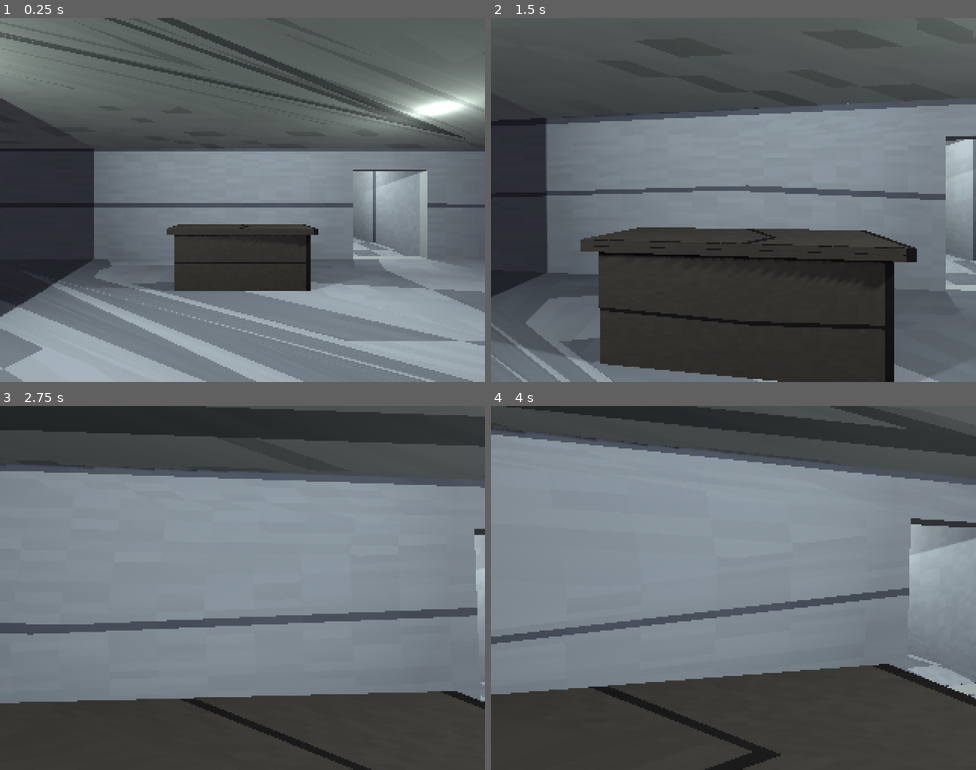
Above: before the commit, frames 1-4 (two rows, left to right).
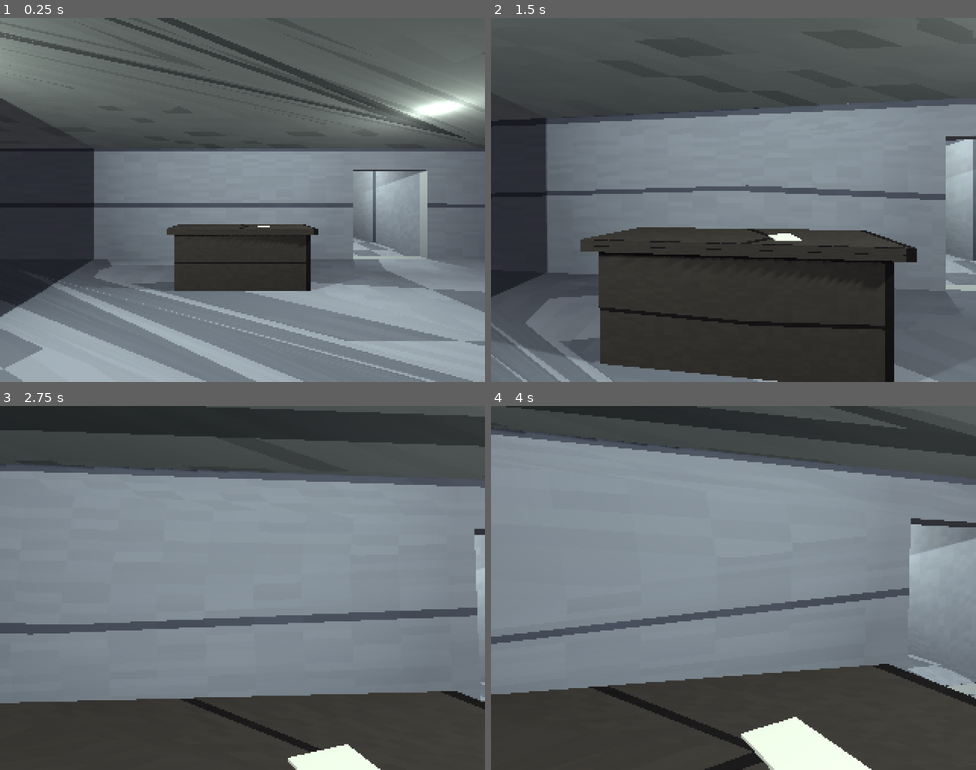
Above: after the commit, the same moments.

Repository: binRick/vacancy
Game: Godot game, scene res://scenes/Main.tscn
The game is run twice, just before and just after one commit, with the same random seed, the same clock (stepped at 60 frames per second) and the same inputs.
Inputs (mouse positions are in pixels of both pictures, inside the frame that each line leads up to):
- Up to frame 1 (0.25 s): no input
- Up to frame 2 (1.5 s): tap Enter at 0.5 s; move the mouse to (757, 200) at 0.52 s; hold E (interact) 0.53-1.28 s; hold W (move_forward) from 0.53 s (still down); move the mouse to (709, 200) at 1.27 s; tap Ctrl (crouch) at 1.35 s
- Up to frame 3 (2.75 s): keep holding W (move_forward); tap E (interact) at 1.55 s; move the mouse to (252, 580) at 2.02 s; hold E (interact) from 2.03 s (still down)
- Up to frame 4 (4 s): keep holding W (move_forward); move the mouse to (728, 595) at 2.77 s; release E (interact) at 2.78 s; tap Shift (walk_slow) at 2.85 s; tap E (interact) at 3.05 s; tap Space at 3.5 s; move the mouse to (767, 591) at 3.52 s; hold E (interact) from 3.53 s (still down)

The runs differ from the first frame. In frame 1, less than 0.1% of the frame differs, in the area x 53-56%, y 57-58%; in frame 2, 0.1%; in frame 3, 0.9%; in frame 4, 2.3%, in the area x 51-79%, y 85-100%.

Commit message:
Step 5: interaction system, notes, elevator descent
- interactable.gd: Interactable base (prompt_text + interact()) for the
  player's camera raycast
- door.gd: creaking hinged doors via tween; locked doors (optional
  GameState flag unlock) rattle and show a caption; is_loop_door stub
  for the step-7 loop system; exit doors locked with flavor text
- note.gd + Note.tscn: readable fragments -> native-res overlay, world
  pauses while reading, E/Esc dismisses; first note on the reception desk
- elevator.gd + buttons: call button opens doors, inside button closes
  them, rumbles down one level (descent_depth += 1), dings, reopens
- sound_synth.gd: procedural placeholder audio (footstep moved here;
  creak, locked rattle, ride rumble, arrival ding)
- GameState gains caption/note signals; telemetry logs door/note/elevator
  events, ticks through pause, and reports paused state
- main.gd --selftest exercises all interactions headlessly (verified:
  full event chain in telemetry, depth increments to 1)

Co-Authored-By: Claude Fable 5 <noreply@anthropic.com>

Diff:
--- a/scenes/Main.tscn
+++ b/scenes/Main.tscn
@@ -15,6 +15,7 @@
 script = ExtResource("1_main")
 
 [node name="SubViewport" type="SubViewport" parent="."]
+process_mode = 1
 size = Vector2i(320, 240)
 render_target_update_mode = 4
 
@@ -56,3 +57,71 @@
 theme_override_font_sizes/font_size = 18
 text = "[E] Interact"
 horizontal_alignment = 1
+
+[node name="Caption" type="Label" parent="UI"]
+visible = false
+anchors_preset = 7
+anchor_left = 0.5
+anchor_top = 1.0
+anchor_right = 0.5
+anchor_bottom = 1.0
+offset_left = -300.0
+offset_top = -104.0
+offset_right = 300.0
+offset_bottom = -76.0
+grow_horizontal = 2
+grow_vertical = 0
+theme_override_colors/font_color = Color(0.78, 0.78, 0.74, 1)
+theme_override_font_sizes/font_size = 16
+horizontal_alignment = 1
+
+[node name="NoteOverlay" type="Control" parent="UI"]
+visible = false
+anchors_preset = 15
+anchor_right = 1.0
+anchor_bottom = 1.0
+grow_horizontal = 2
+grow_vertical = 2
+mouse_filter = 2
+
+[node name="Dim" type="ColorRect" parent="UI/NoteOverlay"]
+anchors_preset = 15
+anchor_right = 1.0
+anchor_bottom = 1.0
+grow_horizontal = 2
+grow_vertical = 2
+color = Color(0, 0, 0, 0.78)
+
+[node name="Text" type="Label" parent="UI/NoteOverlay"]
+anchors_preset = 8
+anchor_left = 0.5
+anchor_top = 0.5
+anchor_right = 0.5
+anchor_bottom = 0.5
+offset_left = -280.0
+offset_top = -200.0
+offset_right = 280.0
+offset_bottom = 200.0
+grow_horizontal = 2
+grow_vertical = 2
+theme_override_colors/font_color = Color(0.86, 0.86, 0.8, 1)
+theme_override_font_sizes/font_size = 17
+vertical_alignment = 1
+autowrap_mode = 3
+
+[node name="Hint" type="Label" parent="UI/NoteOverlay"]
+anchors_preset = 7
+anchor_left = 0.5
+anchor_top = 1.0
+anchor_right = 0.5
+anchor_bottom = 1.0
+offset_left = -150.0
+offset_top = -60.0
+offset_right = 150.0
+offset_bottom = -36.0
+grow_horizontal = 2
+grow_vertical = 0
+theme_override_colors/font_color = Color(0.55, 0.55, 0.52, 1)
+theme_override_font_sizes/font_size = 13
+text = "[E] put it back"
+horizontal_alignment = 1
--- a/scenes/floors/Floor_Lobby.tscn
+++ b/scenes/floors/Floor_Lobby.tscn
@@ -7,6 +7,7 @@
 [ext_resource type="Texture2D" path="res://assets/ceiling.png" id="5_ceiling"]
 [ext_resource type="PackedScene" path="res://scenes/props/Door.tscn" id="6_door"]
 [ext_resource type="PackedScene" path="res://scenes/props/Elevator.tscn" id="7_elevator"]
+[ext_resource type="PackedScene" path="res://scenes/props/Note.tscn" id="8_note"]
 
 [sub_resource type="ShaderMaterial" id="Material_floor"]
 shader = ExtResource("2_psx")
@@ -221,6 +222,27 @@
 
 [node name="Elevator" parent="Props" instance=ExtResource("7_elevator")]
 transform = Transform3D(1, 0, 0, 0, 1, 0, 0, 0, 1, 4, 0.01, -12.45)
+
+[node name="DeskNote" parent="Props" instance=ExtResource("8_note")]
+transform = Transform3D(0.966, 0, 0.259, 0, 1, 0, -0.259, 0, 0.966, 0.4, 1.11, -1.85)
+text = "SECURITY — EVENING CHECKLIST
+
+- Front entrance locked after last sign-out.  DONE
+- Leave sublevel lights ON for the cleaners.
+- Last sign-out 18:42. No one after.
+
+If the elevator gets called from a sublevel
+after close, do not answer it."
+
+[node name="Panel" parent="Props/ExitDoorL/Hinge"]
+locked = true
+prompt_text = "Exit"
+locked_text = "It's locked. The building closed hours ago."
+
+[node name="Panel" parent="Props/ExitDoorR/Hinge"]
+locked = true
+prompt_text = "Exit"
+locked_text = "It's locked. The building closed hours ago."
 
 [node name="LobbyLight1" type="OmniLight3D" parent="Lights"]
 transform = Transform3D(1, 0, 0, 0, 1, 0, 0, 0, 1, -3, 2.8, 1)
--- a/scenes/props/Door.tscn
+++ b/scenes/props/Door.tscn
@@ -1,7 +1,8 @@
-[gd_scene load_steps=5 format=3]
+[gd_scene load_steps=6 format=3]
 
 [ext_resource type="Shader" path="res://shaders/psx_vertex_snap.gdshader" id="1_psx"]
 [ext_resource type="Texture2D" path="res://assets/panel.png" id="2_panel"]
+[ext_resource type="Script" path="res://scripts/door.gd" id="3_door"]
 
 [sub_resource type="ShaderMaterial" id="Material_door"]
 shader = ExtResource("1_psx")
@@ -24,6 +25,8 @@
 
 [node name="Panel" type="AnimatableBody3D" parent="Hinge"]
 transform = Transform3D(1, 0, 0, 0, 1, 0, 0, 0, 1, 0.45, 1.05, 0)
+script = ExtResource("3_door")
+prompt_text = "Open"
 
 [node name="Mesh" type="MeshInstance3D" parent="Hinge/Panel"]
 mesh = SubResource("BoxMesh_panel")
@@ -31,3 +34,5 @@
 
 [node name="Collision" type="CollisionShape3D" parent="Hinge/Panel"]
 shape = SubResource("BoxShape_panel")
+
+[node name="Audio" type="AudioStreamPlayer3D" parent="Hinge/Panel"]
--- a/scenes/props/Elevator.tscn
+++ b/scenes/props/Elevator.tscn
@@ -1,7 +1,9 @@
-[gd_scene load_steps=7 format=3]
+[gd_scene load_steps=14 format=3]
 
 [ext_resource type="Shader" path="res://shaders/psx_vertex_snap.gdshader" id="1_psx"]
 [ext_resource type="Texture2D" path="res://assets/panel.png" id="2_panel"]
+[ext_resource type="Script" path="res://scripts/elevator.gd" id="3_elevator"]
+[ext_resource type="Script" path="res://scripts/elevator_button.gd" id="4_button"]
 
 [sub_resource type="ShaderMaterial" id="Material_cab"]
 shader = ExtResource("1_psx")
@@ -19,13 +21,34 @@
 shader_parameter/snap_resolution = Vector2(320, 240)
 shader_parameter/affine = 1.0
 
+[sub_resource type="ShaderMaterial" id="Material_button"]
+shader = ExtResource("1_psx")
+shader_parameter/albedo_color = Color(0.3, 0.32, 0.35, 1)
+shader_parameter/albedo_texture = ExtResource("2_panel")
+shader_parameter/uv_scale = Vector2(2, 2)
+shader_parameter/snap_resolution = Vector2(320, 240)
+shader_parameter/affine = 1.0
+
 [sub_resource type="BoxMesh" id="BoxMesh_eldoor"]
 size = Vector3(0.7, 2.3, 0.1)
 
 [sub_resource type="BoxShape3D" id="BoxShape_eldoor"]
 size = Vector3(0.7, 2.3, 0.1)
 
+[sub_resource type="BoxMesh" id="BoxMesh_callbtn"]
+size = Vector3(0.12, 0.3, 0.1)
+
+[sub_resource type="BoxShape3D" id="BoxShape_callbtn"]
+size = Vector3(0.12, 0.3, 0.1)
+
+[sub_resource type="BoxMesh" id="BoxMesh_inbtn"]
+size = Vector3(0.06, 0.25, 0.12)
+
+[sub_resource type="BoxShape3D" id="BoxShape_inbtn"]
+size = Vector3(0.06, 0.25, 0.12)
+
 [node name="Elevator" type="Node3D"]
+script = ExtResource("3_elevator")
 
 [node name="Cab" type="CSGCombiner3D" parent="."]
 use_collision = true
@@ -75,11 +98,34 @@
 [node name="Collision" type="CollisionShape3D" parent="DoorR"]
 shape = SubResource("BoxShape_eldoor")
 
-[node name="CallPanel" type="CSGBox3D" parent="."]
+[node name="CallButton" type="StaticBody3D" parent="."]
 transform = Transform3D(1, 0, 0, 0, 1, 0, 0, 0, 1, 0.85, 1.2, 0.21)
-size = Vector3(0.12, 0.3, 0.1)
-material = SubResource("Material_eldoor")
-use_collision = true
+script = ExtResource("4_button")
+mode = 0
+prompt_text = "Call elevator"
+
+[node name="Mesh" type="MeshInstance3D" parent="CallButton"]
+mesh = SubResource("BoxMesh_callbtn")
+surface_material_override/0 = SubResource("Material_button")
+
+[node name="Collision" type="CollisionShape3D" parent="CallButton"]
+shape = SubResource("BoxShape_callbtn")
+
+[node name="InsideButton" type="StaticBody3D" parent="."]
+transform = Transform3D(1, 0, 0, 0, 1, 0, 0, 0, 1, 0.84, 1.2, -1.5)
+script = ExtResource("4_button")
+mode = 1
+prompt_text = "Descend"
+
+[node name="Mesh" type="MeshInstance3D" parent="InsideButton"]
+mesh = SubResource("BoxMesh_inbtn")
+surface_material_override/0 = SubResource("Material_button")
+
+[node name="Collision" type="CollisionShape3D" parent="InsideButton"]
+shape = SubResource("BoxShape_inbtn")
+
+[node name="Audio" type="AudioStreamPlayer3D" parent="."]
+transform = Transform3D(1, 0, 0, 0, 1, 0, 0, 0, 1, 0, 1.5, -1)
 
 [node name="CabLight" type="OmniLight3D" parent="."]
 transform = Transform3D(1, 0, 0, 0, 1, 0, 0, 0, 1, 0, 2.2, -0.9)
--- /dev/null
+++ b/scenes/props/Note.tscn
@@ -0,0 +1,29 @@
+[gd_scene load_steps=5 format=3]
+
+[ext_resource type="Shader" path="res://shaders/psx_vertex_snap.gdshader" id="1_psx"]
+[ext_resource type="Script" path="res://scripts/note.gd" id="2_note"]
+
+[sub_resource type="ShaderMaterial" id="Material_paper"]
+shader = ExtResource("1_psx")
+shader_parameter/albedo_color = Color(0.85, 0.84, 0.78, 1)
+shader_parameter/uv_scale = Vector2(1, 1)
+shader_parameter/snap_resolution = Vector2(320, 240)
+shader_parameter/affine = 1.0
+
+[sub_resource type="BoxMesh" id="BoxMesh_paper"]
+size = Vector3(0.22, 0.012, 0.3)
+
+[sub_resource type="BoxShape3D" id="BoxShape_paper"]
+size = Vector3(0.3, 0.06, 0.36)
+
+[node name="Note" type="StaticBody3D"]
+script = ExtResource("2_note")
+prompt_text = "Read"
+
+[node name="Mesh" type="MeshInstance3D" parent="."]
+mesh = SubResource("BoxMesh_paper")
+surface_material_override/0 = SubResource("Material_paper")
+
+[node name="Collision" type="CollisionShape3D" parent="."]
+transform = Transform3D(1, 0, 0, 0, 1, 0, 0, 0, 1, 0, 0.02, 0)
+shape = SubResource("BoxShape_paper")
--- /dev/null
+++ b/scripts/door.gd
@@ -0,0 +1,46 @@
+class_name Door
+extends Interactable
+## Hinged door (SPEC §5). Attached to the Panel body; swings the parent
+## Hinge node. Locked doors stay locked unless required_flag is set in
+## GameState. is_loop_door is consumed by the loop system in step 7.
+
+@export var locked := false
+@export var locked_text := "Locked."
+@export var required_flag := ""  ## GameState flag that overrides `locked`
+@export var is_loop_door := false  ## step 7: this door re-routes somewhere wrong
+@export var open_angle_deg := 105.0
+@export var swing_seconds := 1.4
+
+var _open := false
+var _busy := false
+
+@onready var _hinge: Node3D = get_parent()
+@onready var _audio: AudioStreamPlayer3D = $Audio
+
+
+func _door_name() -> String:
+	return String(_hinge.get_parent().name)
+
+
+func interact(_player: Node3D) -> void:
+	if _busy:
+		return
+	if locked and not (required_flag != "" and GameState.get_flag(required_flag)):
+		_audio.stream = SoundSynth.locked_rattle()
+		_audio.play()
+		GameState.show_caption(locked_text)
+		Telemetry.event("door_locked", {"door": _door_name()})
+		return
+	_busy = true
+	_open = not _open
+	prompt_text = "Close" if _open else "Open"
+	_audio.stream = SoundSynth.door_creak()
+	_audio.pitch_scale = randf_range(0.92, 1.08)
+	_audio.play()
+	Telemetry.event("door", {"door": _door_name(), "open": _open})
+	var target := deg_to_rad(open_angle_deg) if _open else 0.0
+	var tw := create_tween()
+	tw.tween_property(_hinge, "rotation:y", target, swing_seconds) \
+			.set_trans(Tween.TRANS_SINE).set_ease(Tween.EASE_IN_OUT)
+	await tw.finished
+	_busy = false
--- /dev/null
+++ b/scripts/elevator.gd
@@ -0,0 +1,59 @@
+class_name Elevator
+extends Node3D
+## The descent mechanism (SPEC §5): the call button opens the doors, the
+## inside button rides down one level (descent_depth += 1). What the doors
+## reopen onto is the floor manager's job (step 7); until then the same
+## floor repeats — fittingly.
+
+signal ride_finished(new_depth: int)
+
+const DOOR_SLIDE := 0.7
+const DOOR_SECONDS := 1.1
+
+@export var ride_seconds := 2.6
+
+var _doors_open := false
+var _busy := false
+
+@onready var _door_l: AnimatableBody3D = $DoorL
+@onready var _door_r: AnimatableBody3D = $DoorR
+@onready var _audio: AudioStreamPlayer3D = $Audio
+@onready var _closed_l_x: float = _door_l.position.x
+@onready var _closed_r_x: float = _door_r.position.x
+
+
+func open_doors() -> void:
+	if _busy or _doors_open:
+		return
+	_busy = true
+	Telemetry.event("elevator_doors", {"open": true})
+	await _slide_doors(true)
+	_busy = false
+
+
+func request_descent() -> void:
+	if _busy or not _doors_open:
+		return
+	_busy = true
+	Telemetry.event("elevator_ride", {"from_depth": GameState.descent_depth})
+	await _slide_doors(false)
+	_audio.stream = SoundSynth.elevator_rumble(ride_seconds)
+	_audio.play()
+	await get_tree().create_timer(ride_seconds, false).timeout
+	GameState.descend()
+	_audio.stream = SoundSynth.elevator_ding()
+	_audio.play()
+	await _slide_doors(true)
+	_busy = false
+	ride_finished.emit(GameState.descent_depth)
+
+
+func _slide_doors(open: bool) -> void:
+	_doors_open = open
+	var offset := DOOR_SLIDE if open else 0.0
+	var tw := create_tween().set_parallel(true)
+	tw.tween_property(_door_l, "position:x", _closed_l_x - offset, DOOR_SECONDS) \
+			.set_trans(Tween.TRANS_SINE).set_ease(Tween.EASE_IN_OUT)
+	tw.tween_property(_door_r, "position:x", _closed_r_x + offset, DOOR_SECONDS) \
+			.set_trans(Tween.TRANS_SINE).set_ease(Tween.EASE_IN_OUT)
+	await tw.finished
--- /dev/null
+++ b/scripts/elevator_button.gd
@@ -0,0 +1,18 @@
+class_name ElevatorButton
+extends Interactable
+## A button wired to the parent Elevator: CALL opens the doors from the
+## landing, DESCEND starts the ride from inside the cab.
+
+enum Mode { CALL, DESCEND }
+
+@export var mode := Mode.CALL
+
+@onready var _elevator: Elevator = get_parent() as Elevator
+
+
+func interact(_player: Node3D) -> void:
+	match mode:
+		Mode.CALL:
+			_elevator.open_doors()
+		Mode.DESCEND:
+			_elevator.request_descent()
--- a/scripts/game_state.gd
+++ b/scripts/game_state.gd
@@ -4,6 +4,8 @@
 
 signal depth_changed(new_depth: int)
 signal flag_set(flag: String, value: Variant)
+signal caption_shown(text: String)
+signal note_opened(text: String)
 
 var descent_depth: int = 0
 var seen_rooms: Dictionary = {}
@@ -29,6 +31,16 @@
 	return flags.get(flag, default)
 
 
+## Brief one-line message at the bottom of the screen ("Locked.").
+func show_caption(text: String) -> void:
+	caption_shown.emit(text)
+
+
+## Full-screen readable note overlay; main.gd renders it and pauses the world.
+func open_note(text: String) -> void:
+	note_opened.emit(text)
+
+
 func mark_room_seen(room_id: String) -> void:
 	seen_rooms[room_id] = seen_rooms.get(room_id, 0) + 1
 	Telemetry.event("room_seen", {"room": room_id, "times": seen_rooms[room_id]})
--- /dev/null
+++ b/scripts/interactable.gd
@@ -0,0 +1,10 @@
+class_name Interactable
+extends CollisionObject3D
+## Base interface for anything the player can use (SPEC §5). The player's
+## camera raycast looks for this and shows "[E] <prompt_text>".
+
+@export var prompt_text := "Interact"
+
+
+func interact(_player: Node3D) -> void:
+	pass
--- a/scripts/main.gd
+++ b/scripts/main.gd
@@ -1,16 +1,27 @@
 extends Node
 ## Main bootstrap: routes the 320x240 SubViewport into the full-window
-## TextureRect (nearest-neighbor, aspect-kept) and hosts the native-res UI.
+## TextureRect (nearest-neighbor, aspect-kept) and hosts the native-res UI
+## (interact prompt, captions, note overlay).
 
 @onready var sub_viewport: SubViewport = $SubViewport
 @onready var screen: TextureRect = $Screen
 @onready var prompt_label: Label = $UI/InteractPrompt
+@onready var caption_label: Label = $UI/Caption
+@onready var note_overlay: Control = $UI/NoteOverlay
+@onready var note_label: Label = $UI/NoteOverlay/Text
 @onready var player: CharacterBody3D = $SubViewport/World/Player
+
+var _caption_seq := 0
 
 
 func _ready() -> void:
+	# Main stays live while the tree pauses (note overlay needs input);
+	# the SubViewport subtree is explicitly PAUSABLE in the scene.
+	process_mode = Node.PROCESS_MODE_ALWAYS
 	screen.texture = sub_viewport.get_texture()
 	player.interact_target_changed.connect(_on_interact_target_changed)
+	GameState.caption_shown.connect(_on_caption_shown)
+	GameState.note_opened.connect(_on_note_opened)
 	for arg in OS.get_cmdline_user_args():
 		if arg.begins_with("--screenshot="):
 			_capture_and_quit(arg.trim_prefix("--screenshot="))
@@ -19,11 +30,17 @@
 			if p.size() == 3:
 				player.global_position = Vector3(p[0].to_float(), 0.1, p[1].to_float())
 				player.rotation_degrees.y = p[2].to_float()
+		elif arg == "--selftest":
+			_run_selftest()
 
 
 ## The 3D world lives inside a SubViewport, which gets no OS input on its own;
 ## forward everything so the player controller can see it.
 func _unhandled_input(event: InputEvent) -> void:
+	if note_overlay.visible:
+		if event.is_action_pressed("interact") or event.is_action_pressed("ui_cancel"):
+			_close_note()
+		return
 	sub_viewport.push_input(event)
 
 
@@ -36,6 +53,28 @@
 	prompt_label.show()
 
 
+func _on_caption_shown(text: String) -> void:
+	caption_label.text = text
+	caption_label.show()
+	_caption_seq += 1
+	var seq := _caption_seq
+	await get_tree().create_timer(2.4).timeout
+	if seq == _caption_seq:
+		caption_label.hide()
+
+
+func _on_note_opened(text: String) -> void:
+	note_label.text = text
+	note_overlay.show()
+	get_tree().paused = true
+
+
+func _close_note() -> void:
+	note_overlay.hide()
+	get_tree().paused = false
+	Telemetry.event("note_closed")
+
+
 ## Dev helper: dump one frame of the internal 320x240 render to a PNG and exit.
 func _capture_and_quit(path: String) -> void:
 	await get_tree().create_timer(1.0).timeout
@@ -43,3 +82,21 @@
 	if err != OK:
 		push_error("screenshot failed: %s" % error_string(err))
 	get_tree().quit()
+
+
+## Dev helper: exercise doors, the note, and the elevator without input;
+## verify via the telemetry log. Run: godot --path . -- --selftest
+func _run_selftest() -> void:
+	var lobby := $SubViewport/World/Floor_Lobby
+	await get_tree().create_timer(0.5).timeout
+	lobby.get_node("Props/StorageDoor/Hinge/Panel").interact(player)
+	lobby.get_node("Props/ExitDoorL/Hinge/Panel").interact(player)
+	lobby.get_node("Props/DeskNote").interact(player)
+	await get_tree().create_timer(0.6).timeout
+	_close_note()
+	var elevator := lobby.get_node("Props/Elevator")
+	elevator.open_doors()
+	await get_tree().create_timer(1.6).timeout
+	elevator.get_node("InsideButton").interact(player)
+	await get_tree().create_timer(7.0).timeout
+	get_tree().quit()
--- /dev/null
+++ b/scripts/note.gd
@@ -0,0 +1,11 @@
+class_name Note
+extends Interactable
+## Readable text fragment (SPEC §5). Sparse and ambiguous backstory; the
+## overlay rendering lives in main.gd (native res so it stays readable).
+
+@export_multiline var text := ""
+
+
+func interact(_player: Node3D) -> void:
+	Telemetry.event("note", {"note": String(name)})
+	GameState.open_note(text)
--- a/scripts/player.gd
+++ b/scripts/player.gd
@@ -27,6 +27,7 @@
 var _step_accum := 0.0
 var _last_pos := Vector3.ZERO
 var _current_target: Node = null
+var _current_prompt := ""
 var _mouse_captured_at_msec := -10_000
 
 @onready var head: Node3D = $Head
@@ -38,7 +39,7 @@
 
 func _ready() -> void:
 	GameState.player = self
-	footsteps.stream = _make_footstep_stream()
+	footsteps.stream = SoundSynth.footstep()
 	interact_ray.add_exception(self)
 	_last_pos = global_position
 	_capture_mouse()
@@ -145,8 +146,13 @@
 		var hit: Object = interact_ray.get_collider()
 		if hit is Node and hit.has_method("interact"):
 			target = hit
-	if target != _current_target:
+	var prompt := ""
+	if target != null:
+		prompt = target.prompt_text if "prompt_text" in target else "Interact"
+	# Prompt text can change in place (a door flips Open <-> Close).
+	if target != _current_target or prompt != _current_prompt:
 		_current_target = target
+		_current_prompt = prompt
 		interact_target_changed.emit(target)
 
 
@@ -157,22 +163,3 @@
 		"speed": snappedf(Vector3(velocity.x, 0.0, velocity.z).length(), 0.01),
 		"target": String(_current_target.name) if _current_target != null else "",
 	}
-
-
-## Placeholder footstep: a short low-passed noise burst with a sharp decay,
-## synthesized once at load (SPEC §8 — placeholder audio until real assets).
-func _make_footstep_stream() -> AudioStreamWAV:
-	var rate := 22050
-	var count := int(rate * 0.14)
-	var data := PackedByteArray()
-	data.resize(count * 2)
-	var lowpassed := 0.0
-	for i in count:
-		var env := pow(1.0 - float(i) / count, 2.5)
-		lowpassed += (randf_range(-1.0, 1.0) - lowpassed) * 0.18
-		data.encode_s16(i * 2, int(clampf(lowpassed * env, -1.0, 1.0) * 0.5 * 32767.0))
-	var wav := AudioStreamWAV.new()
-	wav.format = AudioStreamWAV.FORMAT_16_BITS
-	wav.mix_rate = rate
-	wav.data = data
-	return wav
--- /dev/null
+++ b/scripts/sound_synth.gd
@@ -0,0 +1,94 @@
+class_name SoundSynth
+## Procedural placeholder audio (SPEC §8): everything synthesized at load,
+## structured so real assets can replace call sites cleanly later.
+
+const RATE := 22050
+
+
+static func _wav(samples: PackedFloat32Array) -> AudioStreamWAV:
+	var data := PackedByteArray()
+	data.resize(samples.size() * 2)
+	for i in samples.size():
+		data.encode_s16(i * 2, int(clampf(samples[i], -1.0, 1.0) * 32767.0))
+	var wav := AudioStreamWAV.new()
+	wav.format = AudioStreamWAV.FORMAT_16_BITS
+	wav.mix_rate = RATE
+	wav.data = data
+	return wav
+
+
+## Short low-passed noise burst with a sharp decay: a dull footfall.
+static func footstep() -> AudioStreamWAV:
+	var n := int(RATE * 0.14)
+	var s := PackedFloat32Array()
+	s.resize(n)
+	var rng := RandomNumberGenerator.new()
+	var lp := 0.0
+	for i in n:
+		var env := pow(1.0 - float(i) / n, 2.5)
+		lp += (rng.randf_range(-1.0, 1.0) - lp) * 0.18
+		s[i] = lp * env * 0.5
+	return _wav(s)
+
+
+## Falling, wobbling saw through a low-pass with noise grit: a slow creak.
+static func door_creak() -> AudioStreamWAV:
+	var n := int(RATE * 1.2)
+	var s := PackedFloat32Array()
+	s.resize(n)
+	var rng := RandomNumberGenerator.new()
+	var lp := 0.0
+	var phase := 0.0
+	for i in n:
+		var t := float(i) / n
+		var env := sin(PI * minf(t * 1.25, 1.0)) * 0.8
+		var freq := 95.0 - 25.0 * t + 8.0 * sin(t * 43.0)
+		phase = fmod(phase + freq / RATE, 1.0)
+		var saw := 2.0 * phase - 1.0
+		lp += (saw - lp) * 0.08
+		s[i] = (lp + lp * rng.randf_range(-0.35, 0.35)) * env * 0.55
+	return _wav(s)
+
+
+## Two dead thunks: a handle that won't turn.
+static func locked_rattle() -> AudioStreamWAV:
+	var n := int(RATE * 0.3)
+	var s := PackedFloat32Array()
+	s.resize(n)
+	var rng := RandomNumberGenerator.new()
+	var lp := 0.0
+	for i in n:
+		var t := float(i) / RATE
+		var env := 0.0
+		for start in [0.0, 0.13]:
+			if t >= start:
+				env = maxf(env, exp(-(t - start) * 45.0))
+		lp += (rng.randf_range(-1.0, 1.0) - lp) * 0.3
+		s[i] = lp * env * 0.6
+	return _wav(s)
+
+
+## Low sine + rumbling noise bed for the ride between floors.
+static func elevator_rumble(seconds: float) -> AudioStreamWAV:
+	var n := int(RATE * seconds)
+	var s := PackedFloat32Array()
+	s.resize(n)
+	var rng := RandomNumberGenerator.new()
+	var lp := 0.0
+	for i in n:
+		var t := float(i) / RATE
+		var fade := minf(t / 0.4, 1.0) * minf((seconds - t) / 0.5, 1.0)
+		lp += (rng.randf_range(-1.0, 1.0) - lp) * 0.06
+		s[i] = (sin(TAU * 38.0 * t) * 0.35 + lp * 1.4) * fade * 0.5
+	return _wav(s)
+
+
+## A tired arrival chime.
+static func elevator_ding() -> AudioStreamWAV:
+	var n := int(RATE * 0.9)
+	var s := PackedFloat32Array()
+	s.resize(n)
+	for i in n:
+		var t := float(i) / RATE
+		s[i] = (sin(TAU * 740.0 * t) * 0.32 + sin(TAU * 1480.0 * t) * 0.12) * exp(-t * 5.0)
+	return _wav(s)
--- a/scripts/telemetry.gd
+++ b/scripts/telemetry.gd
@@ -14,6 +14,7 @@
 
 
 func _ready() -> void:
+	process_mode = Node.PROCESS_MODE_ALWAYS  # keep heartbeats during pause
 	var path := _resolve_log_path()
 	if path.is_empty():
 		set_process(false)
@@ -48,6 +49,7 @@
 	var scene := get_tree().current_scene
 	var data := {
 		"fps": Engine.get_frames_per_second(),
+		"paused": get_tree().paused,
 		"scene": String(scene.name) if scene else "<none>",
 	}
 	data.merge(GameState.snapshot())
Not shown: 1 places in scenes/floors/Floor_Lobby.tscn that only renumber resources
Not shown, added: scripts/door.gd.uid
Not shown, added: scripts/elevator.gd.uid
Not shown, added: scripts/elevator_button.gd.uid
Not shown, added: scripts/interactable.gd.uid
Not shown, added: scripts/note.gd.uid
Not shown, added: scripts/sound_synth.gd.uid
